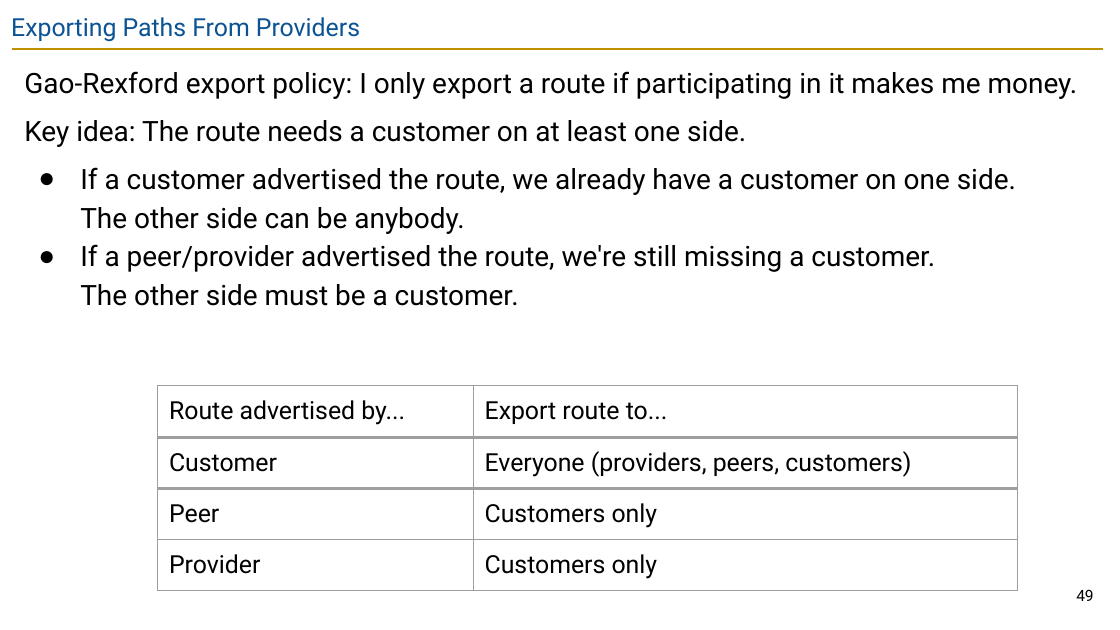
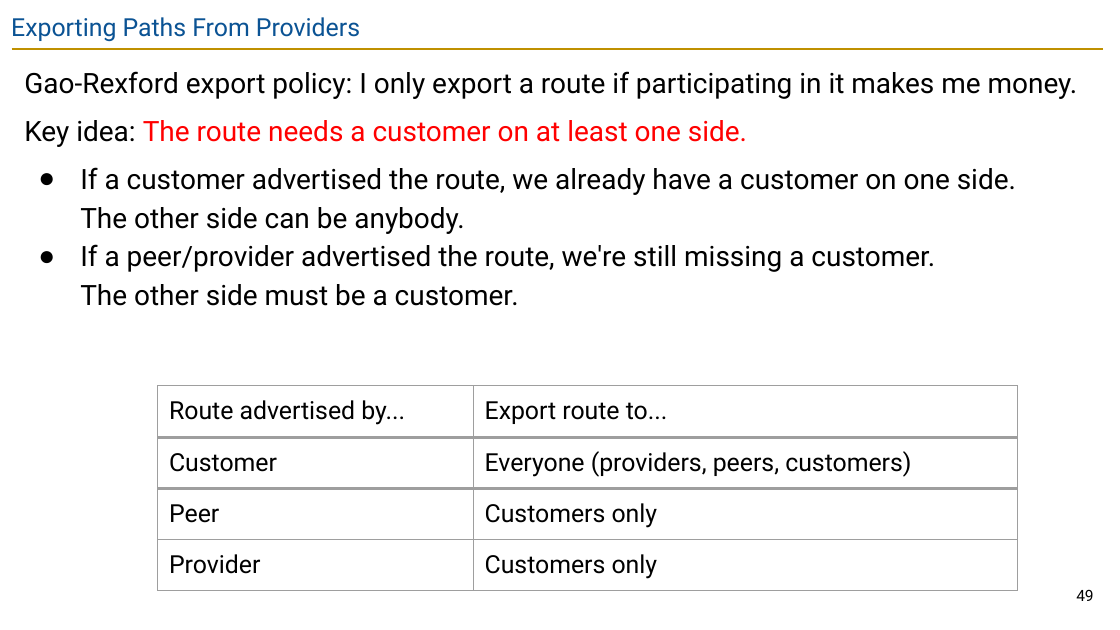
Before and after one commit to guhofstra/CSC175Sp26, a slide deck: slide 49 of PPTs/Lecture 8 - Inter-Domain Routing.pptx. Drawn at 1120x630 pixels with LibreOffice and Linux fonts; fonts in the diff are those of the drawing. Boxes give left, top, right and bottom in pixels: in the first picture for what was removed or moved away, otherwise in the second. Text is boxed around its words. In the diff, an @@ line names an element or a change of style, - is before the commit and + after.

```diff
--- a/PPTs/Lecture 8 - Inter-Domain Routing.pptx
+++ b/PPTs/Lecture 8 - Inter-Domain Routing.pptx
@@ text at [24, 120, 747, 147]: text colour #000000 to #FF0000 in "The route needs a customer on at ..." @@
```
Also in this commit, not shown: 2 other slides changed, 3 other files.
